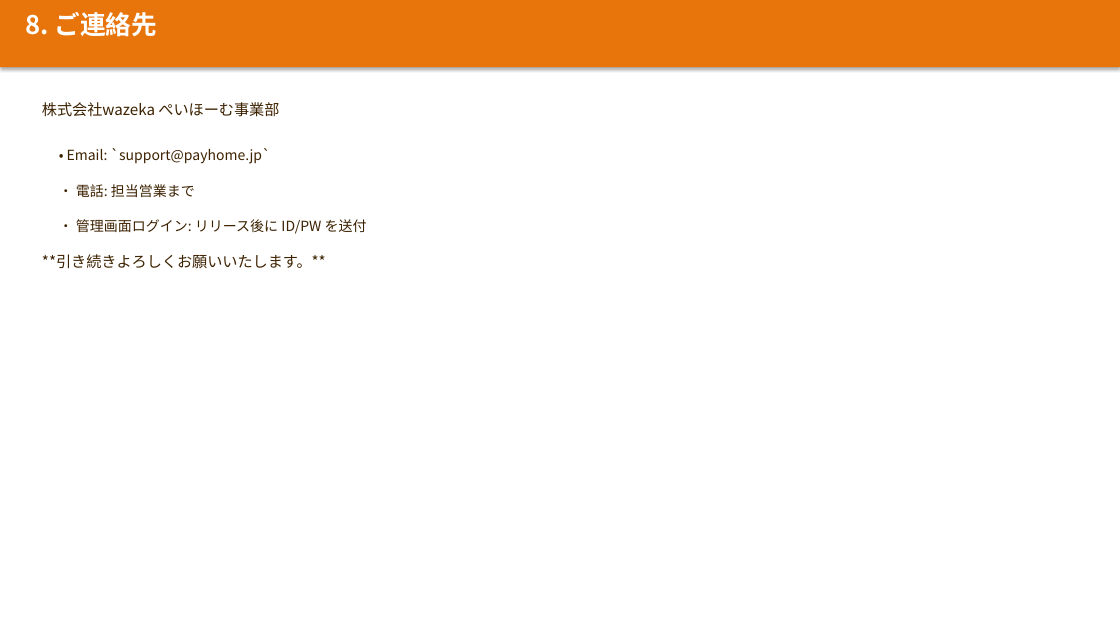
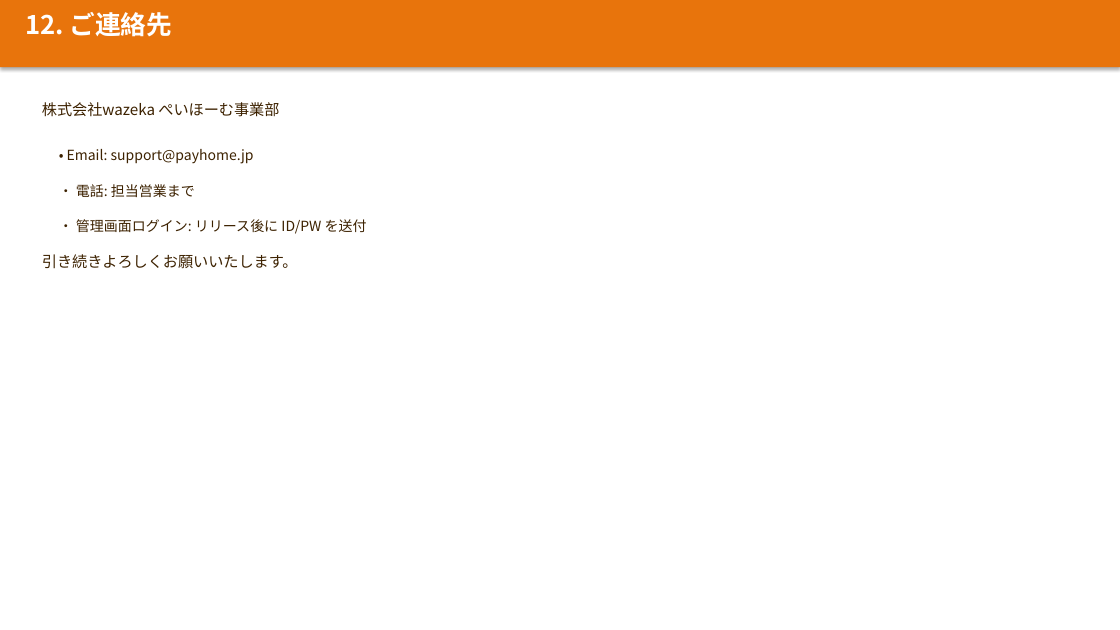
Before and after one commit to wazeka0412/payhome-next, a slide deck: slide 22 of docs/最新版/03_営業関係/工務店向け説明_MVP版.pptx (slide 18 before the commit). Drawn at 1120x630 pixels with LibreOffice and Linux fonts; fonts in the diff are those of the drawing. Boxes give left, top, right and bottom in pixels: in the first picture for what was removed or moved away, otherwise in the second. Text is boxed around its words. In the diff, an @@ line names an element or a change of style, - is before the commit and + after.

```diff
--- a/docs/最新版/03_営業関係/工務店向け説明_MVP版.pptx
+++ b/docs/最新版/03_営業関係/工務店向け説明_MVP版.pptx
@@ text at (x1=25, y1=12, x2=173, y2=37): text changed @@
-8. ご連絡先
+12. ご連絡先
@@ text at (x1=67, y1=149, x2=254, y2=164): text changed @@
-• Email: `support@payhome.jp`
+• Email: support@payhome.jp
@@ text at (x1=42, y1=254, x2=298, y2=269): text changed @@
-**引き続きよろしくお願いいたします。**
+引き続きよろしくお願いいたします。
```
Also in this commit, not shown: 11 other slides changed, 10 slides added, 6 slides removed, 21 other files.
